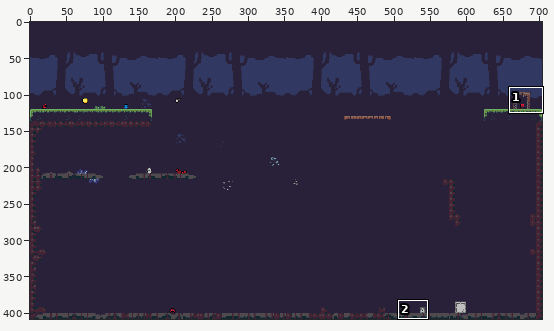
Pixel-art file: res/backgrounds/l1.aseprite. The picture above shows the old version from afar; the outline marks the close-up.
Close-up. Before the edit:
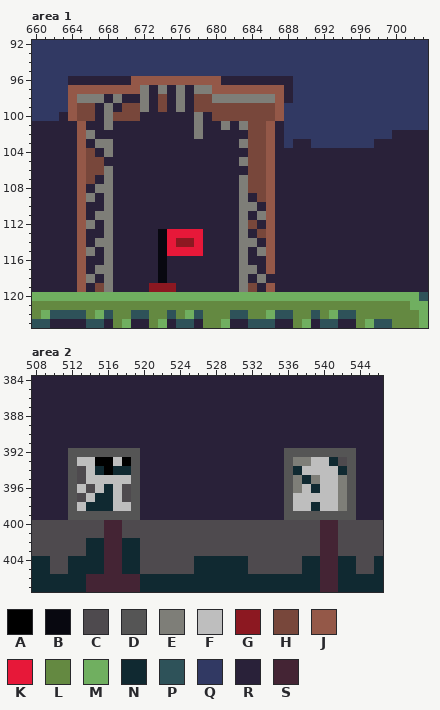
704x408 pixels, 1 frame. Shown: area 1: x 660..703, y 92..123; area 2: x 508..546, y 384..407.
Palette (. is transparent): A #000000  B #080810  C #4e4a4e  D #555555  E #7e7e78  F #bebebe  G #8c1821  H #78473b  J #945848  K #e71839  L #648941  M #70af60  N #102931  P #2e5259  Q #313963  R #292139  S #442434
Pixels before, area 1, first column x 660:
 92 QQQQQQQQQQQQQQQQQQQQQQQQQQQQQQQQQQQQQQQQQQQQ
 93 QQQQQQQQQQQQQQQQQQQQQQQQQQQQQQQQQQQQQQQQQQQQ
 94 QQQQQQQQQQQQQQQQQQQQQQQQQQQQQQQQQQQQQQQQQQQQ
 95 QQQQQQQQQQQQQQQQQQQQQQQQQQQQQQQQQQQQQQQQQQQQ
 96 QQQQRRRRRRRJJJJJJJJJJRRRRRRRRQQQQQQQQQQQQQQQ
 97 QQQQJJJJJJJJEREREREEJJJJJJJJRQQQQQQQQQQQQQQQ
 98 QQQQJEEERERRERHRERHHEEEEEEEJRQQQQQQQQQQQQQQQ
 99 QQQQJHHRERHHERHRERHHHHHHHHHJQQQQQQQQQQQQQQQQ
100 QQQRJHHREHHHRRRRRRERHHHHHHHJQQQQQQQQQQQQQQQQ
101 RRRRRJRRERRRRRRRRRERREREHHJRQQQQQQQQQQQQQQQQ
102 RRRRRJERRRRRRRRRRRERRRRRHHJRQQQQQQQQQQQQRRRR
103 RRRRRJREERRRRRRRRRRRRRREHHJRQRRQQQQQQQRRRRRR
104 RRRRRJHRERRRRRRRRRRRRRRRHHJRRRRRRRRRRRRRRRRR
105 RRRRRJHHRRRRRRRRRRRRRRREHHJRRRRRRRRRRRRRRRRR
106 RRRRRJHHERRRRRRRRRRRRRRRHHJRRRRRRRRRRRRRRRRR
107 RRRRRJHRERRRRRRRRRRRRRREHHJRRRRRRRRRRRRRRRRR
108 RRRRRJREERRRRRRRRRRRRRREHHJRRRRRRRRRRRRRRRRR
109 RRRRRJERERRRRRRRRRRRRRRERHJRRRRRRRRRRRRRRRRR
110 RRRRRJRRERRRRRRRRRRRRRREERJRRRRRRRRRRRRRRRRR
111 RRRRRJREERRRRRRRRRRRRRREREJRRRRRRRRRRRRRRRRR
112 RRRRRJERERRRRRRRRRRRRRREHRJRRRRRRRRRRRRRRRRR
113 RRRRRJRRERRRRRBKKKKRRRRERHJRRRRRRRRRRRRRRRRR
114 RRRRRJREERRRRRBKGGKRRRREERJRRRRRRRRRRRRRRRRR
115 RRRRRJERERRRRRBKKKKRRRREREJRRRRRRRRRRRRRRRRR
116 RRRRRJRRERRRRRBRRRRRRRRERRJRRRRRRRRRRRRRRRRR
117 RRRRRJREERRRRRBRRRRRRRREERJRRRRRRRRRRRRRRRRR
118 RRRRRJERERRRRRBRRRRRRRRERERRRRRRRRRRRRRRRRRR
119 RRRRRJRHERRRRGGGRRRRRRREHRJRRRRRRRRRRRRRRRRR
120 MMMMMMMMMMMMMMMMMMMMMMMMMMMMMMMMMMMMMMMMMMMP
121 LLLLLLLLLLLLLLLLLLLLLLLLLLLLLLLLLLLLLLLLLLMM
122 LMPPPPLMPLLPPLLPLMPLLLPPLLMPPLLPLMPPLLLLLLLM
123 PPRRRRPPRLMRRLMRPPRLLMRRPPPRRLMRPPRRLMPPLLLM
Pixels before, area 2, first column x 508:
384 RRRRRRRRRRRRRRRRRRRRRRRRRRRRRRRRRRRRRRR
385 RRRRRRRRRRRRRRRRRRRRRRRRRRRRRRRRRRRRRRR
386 RRRRRRRRRRRRRRRRRRRRRRRRRRRRRRRRRRRRRRR
387 RRRRRRRRRRRRRRRRRRRRRRRRRRRRRRRRRRRRRRR
388 RRRRRRRRRRRRRRRRRRRRRRRRRRRRRRRRRRRRRRR
389 RRRRRRRRRRRRRRRRRRRRRRRRRRRRRRRRRRRRRRR
390 RRRRRRRRRRRRRRRRRRRRRRRRRRRRRRRRRRRRRRR
391 RRRRRRRRRRRRRRRRRRRRRRRRRRRRRRRRRRRRRRR
392 RRRRDDDDDDDDRRRRRRRRRRRRRRRRDDDDDDDDRRR
393 RRRRDFFAAFADRRRRRRRRRRRRRRRRDEEFFNCDRRR
394 RRRRDCFNANNDRRRRRRRRRRRRRRRRDNFFFFNDRRR
395 RRRRDCFFFFFDRRRRRRRRRRRRRRRRDENEFFEDRRR
396 RRRRDFCFNFCDRRRRRRRRRRRRRRRRDEFNFFEDRRR
397 RRRRDCFNNFCDRRRRRRRRRRRRRRRRDFFFFFEDRRR
398 RRRRDFNNNFFDRRRRRRRRRRRRRRRRDFFNFFEDRRR
399 RRRRDDDDDDDDRRRRRRRRRRRRRRRRDDDDDDDDRRR
400 CCCCCCCCSSCCCCCCCCCCCCCCCCCCCCCCSSCCCCC
401 CCCCCCCCSSCCCCCCCCCCCCCCCCCCCCCCSSCCCCC
402 CCCCCCNNSSNNCCCCCCCCCCCCCCCCCCCCSSCCCCC
403 CCCCCCNNSSNNCCCCCCCCCCCCCCCCCCCCSSCCCCC
404 NNCCNNNNSSNNCCCCCCNNNNNNCCCCCCNNSSNNCCN
405 NNCCNNNNSSNNCCCCCCNNNNNNCCCCCCNNSSNNCCN
406 NNNNNNSSSSSSNNNNNNNNNNNNNNNNNNNNSSNNNNN
407 NNNNNNSSSSSSNNNNNNNNNNNNNNNNNNNNSSNNNNN
And afterwards:
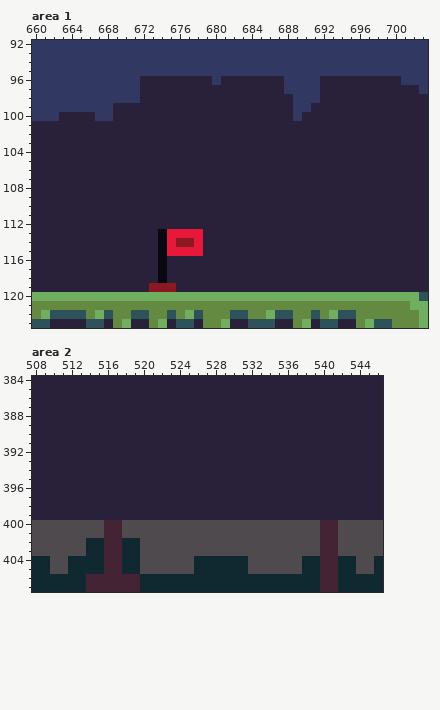
Diff:
Area 1, layer "Tilemap 1":
y 96: x 664..680 RRRRRRRJJJJJJJJJJ -> QQQQQQQQRRRRRRRRQ; x 688 R -> Q; x 692..700 QQQQQQQQQ -> RRRRRRRRR
y 97: x 664..672 JJJJJJJJE -> QQQQQQQQR; x 674 E -> R; x 676 E -> R; x 678..688 EEJJJJJJJJR -> RRRRRRRRRRQ; x 692..702 QQQQQQQQQQQ -> RRRRRRRRRRR
y 98: x 664..672 JEEERERRE -> QQQQQQQQR; x 674 H -> R; x 676 E -> R; x 678..687 HHEEEEEEEJ -> RRRRRRRRRR; x 692..703 QQQQQQQQQQQQ -> RRRRRRRRRRRR
y 99: x 664..668 JHHRE -> QQQQQ; x 670..672 HHE -> RRR; x 674 H -> R; x 676 E -> R; x 678..688 HHHHHHHHHJQ -> RRRRRRRRRRR; x 691..703 QQQQQQQQQQQQQ -> RRRRRRRRRRRRR
y 100: x 664..671 JHHREHHH -> RRRQQRRR; x 678 E -> R; x 680..688 HHHHHHHJQ -> RRRRRRRRR; x 690..703 QQQQQQQQQQQQQQ -> RRRRRRRRRRRRRR
y 101: x 665 J -> R; x 668 E -> R; x 678 E -> R; x 681 E -> R; x 683..686 EHHJ -> RRRR; x 688..703 QQQQQQQQQQQQQQQQ -> RRRRRRRRRRRRRRRR
y 102: x 665..666 JE -> RR; x 678 E -> R; x 684..686 HHJ -> RRR; x 688..699 QQQQQQQQQQQQ -> RRRRRRRRRRRR
y 103: x 665 J -> R; x 667..668 EE -> RR; x 683..686 EHHJ -> RRRR; x 688 Q -> R; x 691..697 QQQQQQQ -> RRRRRRR
y 104: x 665..666 JH -> RR; x 668 E -> R; x 684..686 HHJ -> RRR
y 105: x 665..667 JHH -> RRR; x 683..686 EHHJ -> RRRR
y 106: x 665..668 JHHE -> RRRR; x 684..686 HHJ -> RRR
y 107: x 665..666 JH -> RR; x 668 E -> R; x 683..686 EHHJ -> RRRR
y 108: x 665 J -> R; x 667..668 EE -> RR; x 683..686 EHHJ -> RRRR
y 109: x 665..666 JE -> RR; x 668 E -> R; x 683 E -> R; x 685..686 HJ -> RR
y 110: x 665 J -> R; x 668 E -> R; x 683..684 EE -> RR; x 686 J -> R
y 111: x 665 J -> R; x 667..668 EE -> RR; x 683 E -> R; x 685..686 EJ -> RR
y 112: x 665..666 JE -> RR; x 668 E -> R; x 683..684 EH -> RR; x 686 J -> R
y 113: x 665 J -> R; x 668 E -> R; x 683 E -> R; x 685..686 HJ -> RR
y 114: x 665 J -> R; x 667..668 EE -> RR; x 683..684 EE -> RR; x 686 J -> R
y 115: x 665..666 JE -> RR; x 668 E -> R; x 683 E -> R; x 685..686 EJ -> RR
y 116: x 665 J -> R; x 668 E -> R; x 683 E -> R; x 686 J -> R
y 117: x 665 J -> R; x 667..668 EE -> RR; x 683..684 EE -> RR; x 686 J -> R
y 118: x 665..666 JE -> RR; x 668 E -> R; x 683 E -> R; x 685 E -> R
y 119: x 665 J -> R; x 667..668 HE -> RR; x 683..684 EH -> RR; x 686 J -> R
Area 2, layer "Tilemap 1":
y 392: x 512..519 DDDDDDDD -> RRRRRRRR; x 536..543 DDDDDDDD -> RRRRRRRR
y 393: x 512..519 DFFAAFAD -> RRRRRRRR; x 536..543 DEEFFNCD -> RRRRRRRR
y 394: x 512..519 DCFNANND -> RRRRRRRR; x 536..543 DNFFFFND -> RRRRRRRR
y 395: x 512..519 DCFFFFFD -> RRRRRRRR; x 536..543 DENEFFED -> RRRRRRRR
y 396: x 512..519 DFCFNFCD -> RRRRRRRR; x 536..543 DEFNFFED -> RRRRRRRR
y 397: x 512..519 DCFNNFCD -> RRRRRRRR; x 536..543 DFFFFFED -> RRRRRRRR
y 398: x 512..519 DFNNNFFD -> RRRRRRRR; x 536..543 DFFNFFED -> RRRRRRRR
y 399: x 512..519 DDDDDDDD -> RRRRRRRR; x 536..543 DDDDDDDD -> RRRRRRRR
Changed places in both close-ups, as pixel boxes (x1, y1, x2, y2):
changed: (68, 76, 428, 292)
changed: (68, 448, 140, 520)
changed: (284, 448, 356, 520)
